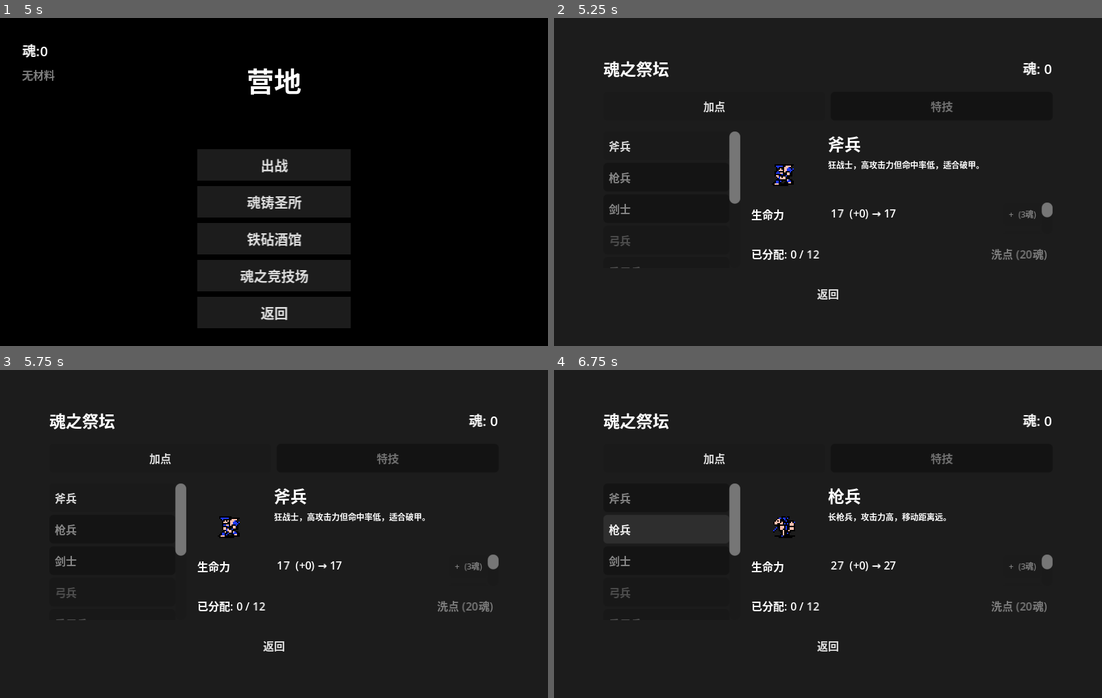
Above: before the commit, frames 1-4 (two rows, left to right).
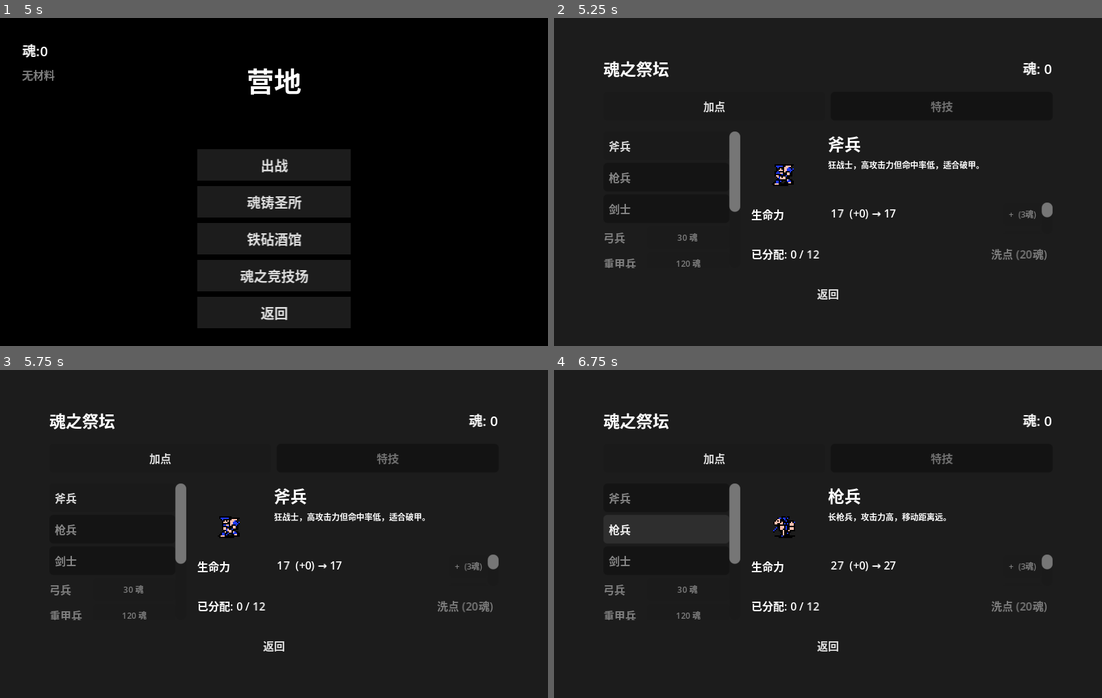
Above: after the commit, the same moments.

Repository: ZhuXilin/Dev_Project_260730
Game: Godot game, scene res://content/scenes/ui/MainMenu.tscn
Two runs of this game, one before a commit and one after it. Both use one fixed random seed, a clock stepped at 60 frames per second and the inputs below. Sound files missing from this copy of the repository are replaced by a short silence.
Inputs:
- Up to frame 1 (5 s): click "新建游戏" at 0.5 s; click "出战" at 1.25 s; click "格伦|海盗|斧兵" at 2 s; click "罗兰|王国|枪兵" at 2.75 s; click "艾琳|王国|剑士" at 3.5 s; click "返回" at 4.25 s
- Up to frame 2 (5.25 s): click "魂铸圣所" at 5 s
- Up to frame 3 (5.75 s): no input
- Up to frame 4 (6.75 s): click "斧兵" at 5.75 s; click "枪兵" at 6.5 s

Frame 1 is identical in both runs. In frame 2, 0.3% of the frame differs, in the area x 9-34%, y 55-77%; in frame 3, 0.3%; in frame 4, 0.3%.

Commit message:
Tweak code

Diff:
--- a/content/data/item_data.json
+++ b/content/data/item_data.json
@@ -17,7 +17,8 @@
 	"modifier": {
 	  "strength": 0.6,
 	  "dexterity": 0.4
-	}
+	},
+	"unlock_cost": { "粗铁": 3 }
   },
   "steel_sword": {
 	"id": "steel_sword",
@@ -37,7 +38,8 @@
 	"modifier": {
 	  "strength": 0.7,
 	  "dexterity": 0.5
-	}
+	},
+	"unlock_cost": { "精钢": 3 }
   },
   "steel_spear": {
 	"id": "steel_spear",
@@ -57,7 +59,8 @@
 	"modifier": {
 	  "strength": 0.7,
 	  "dexterity": 0.7
-	}
+	},
+	"unlock_cost": { "精钢": 3 }
   },
   "battle_axe": {
 	"id": "battle_axe",
@@ -80,7 +83,8 @@
 	"heavy_attack": {
 	  "damage_multiplier": 1.4,
 	  "charge_multiplier": 2.0
-	}
+	},
+	"unlock_cost": { "精钢": 3 }
   },
   "longbow": {
 	"id": "longbow",
@@ -100,7 +104,8 @@
 	"modifier": {
 	  "dexterity": 1.0,
 	  "arcane": 0.3
-	}
+	},
+	"unlock_cost": { "精钢": 3 }
   },
   "light_crossbow": {
 	"id": "light_crossbow",
@@ -120,7 +125,8 @@
 	"modifier": {
 	  "dexterity": 0.8,
 	  "arcane": 0.2
-	}
+	},
+	"unlock_cost": { "精钢": 3 }
   },
   "healing_staff": {
 	"id": "healing_staff",
@@ -144,7 +150,8 @@
 	"heal_effect": {
 	  "base_heal": 10,
 	  "faith_multiplier": 1.0
-	}
+	},
+	"unlock_cost": { "精钢": 3 }
   },
   "fire_spellbook": {
 	"id": "fire_spellbook",
@@ -167,7 +174,8 @@
 	},
 	"magic_attack": {
 	  "ignore_defense": true
-	}
+	},
+	"unlock_cost": { "精钢": 5 }
   },
   "master_sword": {
 	"id": "master_sword",
@@ -188,7 +196,8 @@
 	  "strength": 0.3,
 	  "dexterity": 1.2
 	},
-	"legendary_effect": "居合斩冷却-1回合"
+	"legendary_effect": "居合斩冷却-1回合",
+	"unlock_cost": { "秘银": 3, "龙鳞": 1 }
   },
   "javelin": {
 	"id": "javelin",
@@ -208,7 +217,8 @@
 	"modifier": {
 	  "strength": 0.5,
 	  "dexterity": 0.5
-	}
+	},
+	"unlock_cost": { "粗铁": 5 }
   },
   "fire_dragonstone": {
 	"id": "fire_dragonstone",
@@ -232,7 +242,8 @@
 	"magic_attack": {
 	  "ignore_defense": true
 	},
-	"legendary_effect": "龙息范围+1"
+	"legendary_effect": "龙息范围+1",
+	"unlock_cost": { "秘银": 3, "龙鳞": 2 }
   },
 
   "wooden_shield": {
--- a/content/data/talents.json
+++ b/content/data/talents.json
@@ -70,7 +70,8 @@
 	"effect_type": "magic",
 	"effect_params": { "extra_cast_multiplier": 0.8 },
 	"compatible_units": ["mage", "cleric"],
-	"unlock_type": "story"
+	"unlock_type": "soul",
+	"soul_cost": 30
   },
   "heal_boost": {
 	"id": "heal_boost",
--- a/content/data/unit_unlock.json
+++ b/content/data/unit_unlock.json
@@ -2,6 +2,14 @@
   "default_unlocked": [
 	"swordsman",
 	"spearman",
-	"axeman"
-  ]
+    "axeman"
+  ],
+  "unlock_costs": {
+	"archer": 30,
+	"cleric": 40,
+	"pegasus": 50,
+	"mage": 60,
+	"armored": 120,
+	"dragonborn": 150
+  }
 }
--- a/content/scenes/ui/AnvilTavern.tscn
+++ b/content/scenes/ui/AnvilTavern.tscn
@@ -69,6 +69,17 @@
 theme_override_styles/focus = ExtResource("2")
 text = "酒馆"
 
+[node name="RecipeTabBtn" type="Button" parent="Panel/VBox/TabBar" unique_id=900341542]
+layout_mode = 2
+size_flags_horizontal = 3
+theme_override_font_sizes/font_size = 8
+theme_override_styles/normal = ExtResource("2")
+theme_override_styles/pressed = ExtResource("2")
+theme_override_styles/hover = ExtResource("2")
+theme_override_styles/disabled = ExtResource("2")
+theme_override_styles/focus = ExtResource("2")
+text = "武备库"
+
 [node name="CodexTabBtn" type="Button" parent="Panel/VBox/TabBar" unique_id=375073771]
 layout_mode = 2
 size_flags_horizontal = 3
@@ -78,18 +89,7 @@
 theme_override_styles/hover = ExtResource("2")
 theme_override_styles/disabled = ExtResource("2")
 theme_override_styles/focus = ExtResource("2")
-text = "图鉴"
-
-[node name="RecipeTabBtn" type="Button" parent="Panel/VBox/TabBar" unique_id=900341542]
-layout_mode = 2
-size_flags_horizontal = 3
-theme_override_font_sizes/font_size = 8
-theme_override_styles/normal = ExtResource("2")
-theme_override_styles/pressed = ExtResource("2")
-theme_override_styles/hover = ExtResource("2")
-theme_override_styles/disabled = ExtResource("2")
-theme_override_styles/focus = ExtResource("2")
-text = "配方"
+text = "炼金坊"
 
 [node name="ContentScroll" type="ScrollContainer" parent="Panel/VBox" unique_id=604342529]
 layout_mode = 2
--- a/function/global/EconomyManager.gd
+++ b/function/global/EconomyManager.gd
@@ -1,14 +1,14 @@
 extends Node
 
-# ---- 战斗奖励配置 ----
+# ---- 战斗金币（★ 砍半） ----
 const REWARD_GOLD = {
-	MapNode.NodeType.START: 150,
-	MapNode.NodeType.NORMAL: 350,
-	MapNode.NodeType.ELITE: 700,
-	MapNode.NodeType.BOSS: 1500,
+	MapNode.NodeType.START: 75,
+	MapNode.NodeType.NORMAL: 175,
+	MapNode.NodeType.ELITE: 350,
+	MapNode.NodeType.BOSS: 750,
 }
 
-# ★ 新增：按节点类型给魂（大幅提高，参考斗技场收益）
+# ---- 魂奖励 ----
 const REWARD_SOUL = {
 	MapNode.NodeType.START: 2,
 	MapNode.NodeType.NORMAL: 2,
@@ -16,15 +16,14 @@
 	MapNode.NodeType.BOSS: 8,
 }
 
-# Boss 额外加成
 const BOSS_EXTRA_SOUL : int = 2
 
-# ---- 材料奖励配置 ----
+# ---- 材料奖励（★ 更新：ELITE 掉秘银，BOSS 掉龙鳞） ----
 const REWARD_MATERIALS = {
 	MapNode.NodeType.START: { "粗铁": 2 },
 	MapNode.NodeType.NORMAL: { "粗铁": 2 },
-	MapNode.NodeType.ELITE: { "精钢": 2 },
-	MapNode.NodeType.BOSS: { "秘银": 2, "精钢": 1 },
+	MapNode.NodeType.ELITE: { "精钢": 1, "秘银": 1 },
+	MapNode.NodeType.BOSS: { "精钢": 2, "龙鳞": 1 },
 }
 
 func get_battle_reward(node_type: int, is_boss: bool) -> Dictionary:
@@ -48,9 +47,11 @@
 func get_temp_gold() -> int: return GameState.temp_gold
 func get_temp_soul() -> int: return GameState.temp_soul
 
+# ---- 永久资源操作（魂） ----
 func add_soul(amount: int): GameState.soul += amount
 func get_soul() -> int: return GameState.soul
 
+# ---- 清空临时资源 ----
 func reset_temp_resources():
 	GameState.temp_gold = 0
 	GameState.temp_soul = 0
@@ -59,6 +60,7 @@
 	reset_temp_resources()
 	GameState.soul = 0
 
+# ---- 应用材料奖励 ----
 func apply_material_reward(materials: Dictionary):
 	for material_name in materials:
 		var amount = materials[material_name]
--- a/function/global/GameState.gd
+++ b/function/global/GameState.gd
@@ -383,7 +383,6 @@
 	map_snapshot.clear()
 	cycle_start_soul = 0
 	cycle_start_materials.clear()
-	refined_items.clear()
 
 func reset_all():
 	party.clear()
@@ -407,7 +406,6 @@
 	map_snapshot.clear()
 	cycle_start_soul = 0
 	cycle_start_materials.clear()
-	refined_items.clear()
 
 
 # ============================================================
--- a/function/global/Globals.gd
+++ b/function/global/Globals.gd
@@ -361,3 +361,8 @@
 	summary.open()
 	await summary.confirmed
 	summary.close()
+
+func get_unit_unlock_cost(unit_type: String) -> int:
+	var key : String = UnitDataManager.normalize_unit_key(unit_type)
+	var costs = unlock_config.get("unlock_costs", {})
+	return int(costs.get(key, 50))
--- a/function/script/Arena.gd
+++ b/function/script/Arena.gd
@@ -104,7 +104,6 @@
 	if _phase != Phase.IDLE:
 		return
 	_current_player_data = UnitDataManager.create_unit_data(unit_type)
-	UnitDataManager.apply_growth(_current_player_data, unit_type)
 	_current_player_data.hit_points = _current_player_data.max_hp
 
 	for child in unit_list.get_children():
--- a/function/script/SoulAltar.gd
+++ b/function/script/SoulAltar.gd
@@ -84,6 +84,7 @@
 		else:
 			locked_list.append(unit_type)
 
+	# ---- 已解锁：普通按钮 ----
 	for unit_type in unlocked_list:
 		var btn = Button.new()
 		btn.text = UnitDataManager.get_unit_type_display_name(unit_type)
@@ -95,20 +96,58 @@
 		btn.pressed.connect(_on_unit_selected.bind(unit_type))
 		unit_list.add_child(btn)
 
-	# ---- 未解锁：显示真名 + 灰色 ----
+	# ---- 未解锁：真名 + 解锁按钮 ----
 	for unit_type in locked_list:
-		var btn = Button.new()
-		btn.text = UnitDataManager.get_unit_type_display_name(unit_type)
-		btn.add_theme_font_size_override("font_size", UIConst.FONT_SIZE_NORMAL)
-		btn.size_flags_horizontal = Control.SIZE_EXPAND_FILL
-		btn.alignment = HORIZONTAL_ALIGNMENT_LEFT
-		btn.modulate = Color(0.4, 0.4, 0.4, 1)
-		btn.disabled = true
-		unit_list.add_child(btn)
+		var row = HBoxContainer.new()
+		row.size_flags_horizontal = Control.SIZE_EXPAND_FILL
+
+		var name_label = Label.new()
+		name_label.text = UnitDataManager.get_unit_type_display_name(unit_type)
+		name_label.add_theme_font_size_override("font_size", UIConst.FONT_SIZE_NORMAL)
+		name_label.size_flags_horizontal = Control.SIZE_EXPAND_FILL
+		name_label.horizontal_alignment = HORIZONTAL_ALIGNMENT_LEFT
+		name_label.modulate = Color(0.5, 0.5, 0.5, 1)
+		row.add_child(name_label)
+
+		var cost : int = Globals.get_unit_unlock_cost(unit_type)
+		var unlock_btn = Button.new()
+		unlock_btn.text = "%d 魂" % cost
+		unlock_btn.add_theme_font_size_override("font_size", UIConst.FONT_SIZE_SMALL)
+		unlock_btn.custom_minimum_size = Vector2(60, 0)
+		unlock_btn.disabled = GameState.soul < cost
+		unlock_btn.pressed.connect(_on_unlock_unit.bind(unit_type))
+		row.add_child(unlock_btn)
+
+		unit_list.add_child(row)
 
 	if unlocked_list.size() > 0:
 		_on_unit_selected(unlocked_list[0])
 
+
+func _on_unlock_unit(unit_type: String):
+	var cost : int = Globals.get_unit_unlock_cost(unit_type)
+	if GameState.soul < cost:
+		_show_msg("魂不足！需要 %d" % cost)
+		return
+	GameState.soul -= cost
+	Globals.unlock_unit(unit_type)
+	SaveManager.auto_save()
+	_refresh_soul()
+	_build_unit_list()
+	_show_msg("已解锁：%s" % UnitDataManager.get_unit_type_display_name(unit_type))
+
+# ★ 新增：解锁费用表
+const UNIT_UNLOCK_COSTS : Dictionary = {
+	"archer":     30,
+	"pegasus":    50,
+	"mage":       60,
+	"cleric":     40,
+	"dragonborn": 150,
+	"armored":    120,
+}
+
+func _get_unit_unlock_cost(unit_type: String) -> int:
+	return UNIT_UNLOCK_COSTS.get(unit_type, 50)
 
 func _on_unit_selected(unit_type: String):
 	_current_unit_type = unit_type
@@ -117,7 +156,6 @@
 			var ut = child.get_meta("unit_type", "")
 			child.modulate = Color.WHITE if ut == unit_type else Color(0.6, 0.6, 0.6, 1)
 	_refresh_all()
-
 
 # ============================================================
 #  Tab 1 · 加点
@@ -194,14 +232,13 @@
 		"vitality":     base_val = base_dict.get("max_hp", 0)
 		"strength":     base_val = base_dict.get("strength", 0)
 		"dexterity":    base_val = base_dict.get("dexterity", 0)
-		"intelligence": base_val = base_dict.get("intelligence", 0)
-		"faith":        base_val = base_dict.get("faith", 0)
-		"arcane":       base_val = base_dict.get("arcane", 0)
-
-	var bonus_val = current_points
-	if attr_key == "vitality":
-		bonus_val = current_points * UnitDataManager.GROWTH_HP_PER_POINT
-	var final_val = base_val + bonus_val
+		"intelligence": base_dict.get("intelligence", 0)
+		"faith":        base_dict.get("faith", 0)
+		"arcane":       base_dict.get("arcane", 0)
+
+	# ★ 1:1 —— 所有属性加成 = 点数
+	var bonus_val : int = current_points
+	var final_val : int = base_val + bonus_val
 
 	var value_label = Label.new()
 	value_label.text = "%d  (+%d) → %d" % [base_val, bonus_val, final_val]
--- a/function/script/UnitDataManager.gd
+++ b/function/script/UnitDataManager.gd
@@ -1,8 +1,8 @@
 class_name UnitDataManager
 extends RefCounted
 
-## 生命力每点 +3 HP
-const GROWTH_HP_PER_POINT : int = 3
+## 生命力每点 +1 HP
+const GROWTH_HP_PER_POINT : int = 1
 
 # ---- 武器类别显示名称映射 ----
 static var _weapon_category_display: Dictionary = {
Not shown: 1 places in content/scenes/ui/AnvilTavern.tscn that only renumber resources
